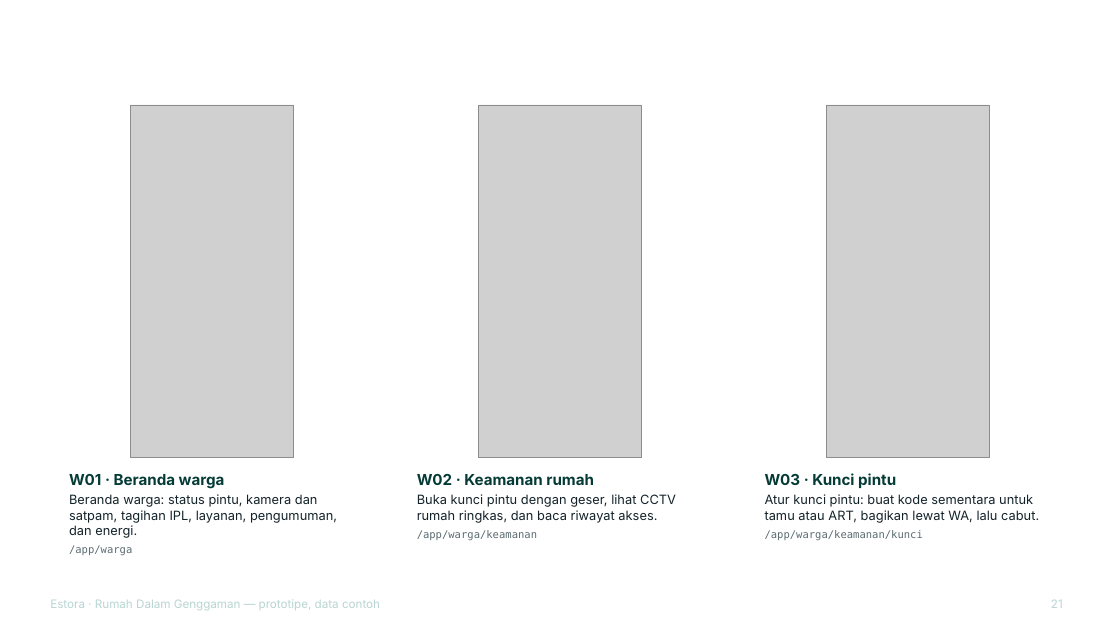
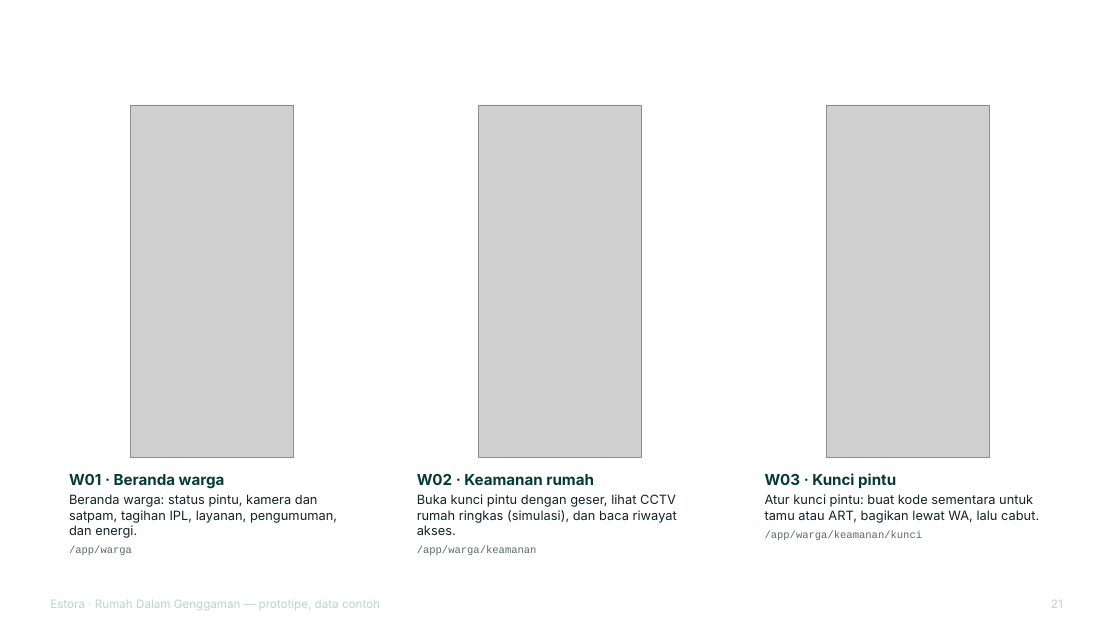
Before and after one commit to pandeyoga/dadada, a slide deck: slide 21 of reports/Estora pitch deck + lampiran prototipe.pptx. Drawn at 1120x630 pixels with LibreOffice and Linux fonts; fonts in the diff are those of the drawing; grey boxes stand for pictures; background and template pictures are left out. Boxes give left, top, right and bottom in pixels: in the first picture for what was removed or moved away, otherwise in the second. Text is boxed around its words. In the diff, an @@ line names an element or a change of style, - is before the commit and + after.

```diff
--- a/reports/Estora pitch deck + lampiran prototipe.pptx
+++ b/reports/Estora pitch deck + lampiran prototipe.pptx
@@ text at bbox=[417, 494, 677, 535]: text changed @@
-Buka kunci pintu dengan geser, lihat CCTV rumah ringkas, dan baca riwayat akses.
+Buka kunci pintu dengan geser, lihat CCTV rumah ringkas (simulasi), dan baca riwayat akses.
@@ text at bbox=[765, 530, 923, 540]: font DejaVu Sans Mono to Courier New in "/app/warga/keamanan/kunci" @@
@@ text at bbox=[69, 546, 132, 555]: font DejaVu Sans Mono to Courier New in "/app/warga" @@
@@ text at bbox=[417, 546, 537, 555]: font DejaVu Sans Mono to Courier New in "/app/warga/keamanan" @@
```
Also in this commit, not shown: 32 other slides changed, 3 other files.
